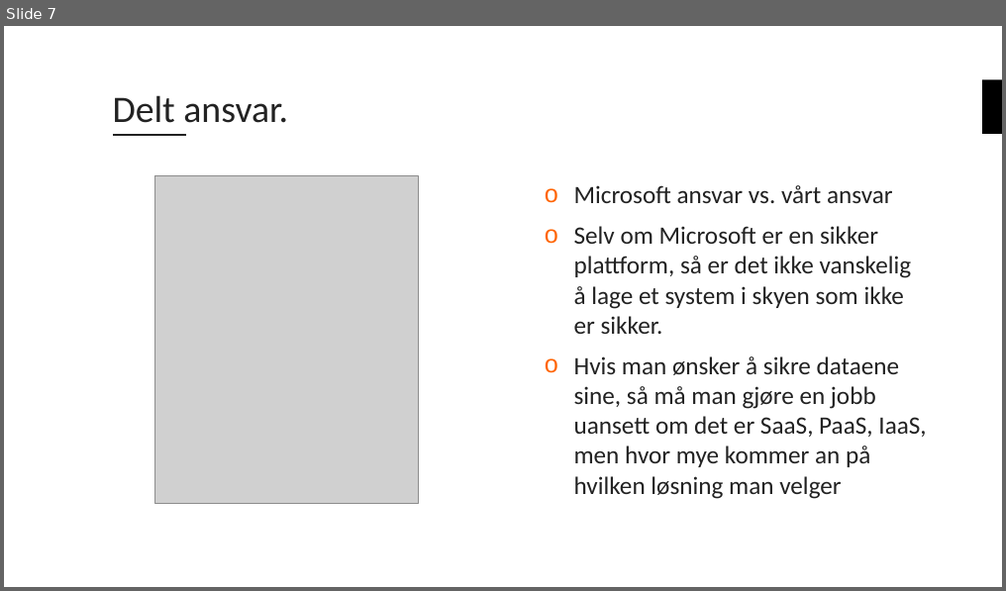
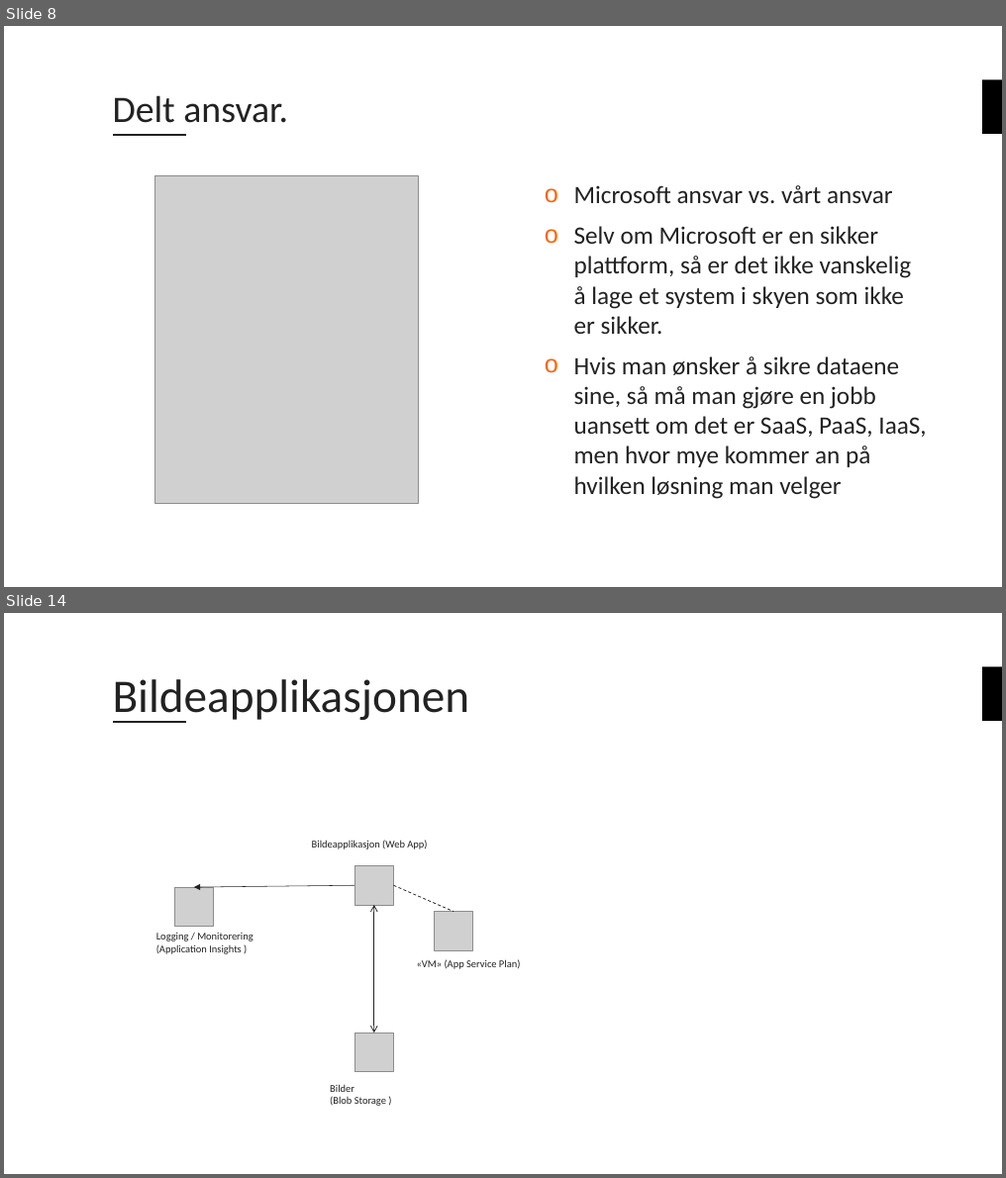
Before and after one commit to bouvet/azure-workshops, a slide deck: Workshop_3/Presentasjon/Azureskolen-Workshop#3.pptx. Shown one above the other, each under a label of ours: slide 7 before the commit, slides 8 and 14 after it; the slides between them are not shown. The pictures are 1006x591 and 1006x1178 pixels, drawn with LibreOffice and Linux fonts; fonts in the diff are those of the drawing; grey boxes stand for pictures; background and template pictures are left out. Boxes give left, top, right and bottom in pixels: in the first picture for what was removed or moved away, otherwise in the second. Text is boxed around its words. In the diff, an @@ line names an element or a change of style, - is before the commit and + after.

```diff
--- a/Workshop_3/Presentasjon/Azureskolen-Workshop#3.pptx
+++ b/Workshop_3/Presentasjon/Azureskolen-Workshop#3.pptx
@@ slide 14 added at (x1=4, y1=613, x2=1002, y2=1174), background #FFFFFF; not listed: 2 template elements that a slide beside it also shows @@
@@ title added at (x1=113, y1=679, x2=470, y2=723), 45 pt, text #222222 @@
+Bildeapplikasjonen
@@ text added at (x1=312, y1=840, x2=427, y2=850), 10 pt, text #222222 @@
+Bildeapplikasjon (Web App)
@@ picture added at (x1=354, y1=866, x2=393, y2=905) @@
@@ picture added at (x1=174, y1=888, x2=214, y2=927) @@
@@ arrow added from (354, 885) to (194, 888), #222222 0.5 pt @@
@@ double arrow added from (374, 905) to (374, 1033), #222222 0.75 pt @@
@@ line added from (393, 885) to (453, 912), #222222 0.75 pt dashed @@
@@ text added at (x1=156, y1=933, x2=252, y2=955), 10 pt, text #222222 @@
+Logging / Monitorering
+(Application Insights )
@@ picture added at (x1=435, y1=912, x2=473, y2=951) @@
@@ text added at (x1=417, y1=959, x2=521, y2=969), 10 pt, text #222222 @@
+«VM» (App Service Plan)
@@ picture added at (x1=354, y1=1033, x2=393, y2=1072) @@
@@ text added at (x1=330, y1=1084, x2=386, y2=1106), 10 pt, text #222222 @@
+Bilder
+(Blob Storage )
@@ what was slide 7 is now slide 8 @@
```
Also in this commit, not shown: 8 slides changed, 6 other slides added, 3 other files.
